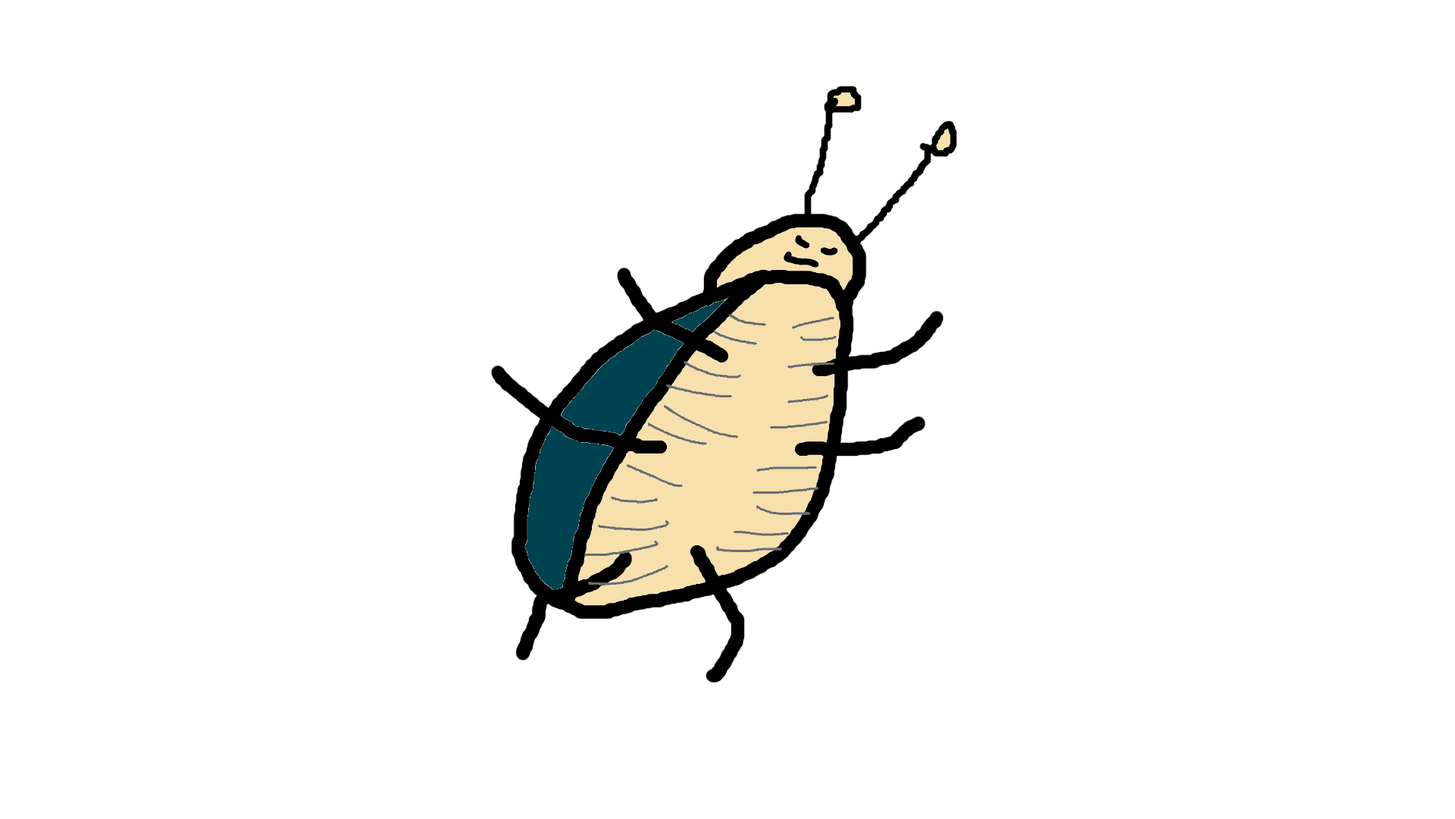
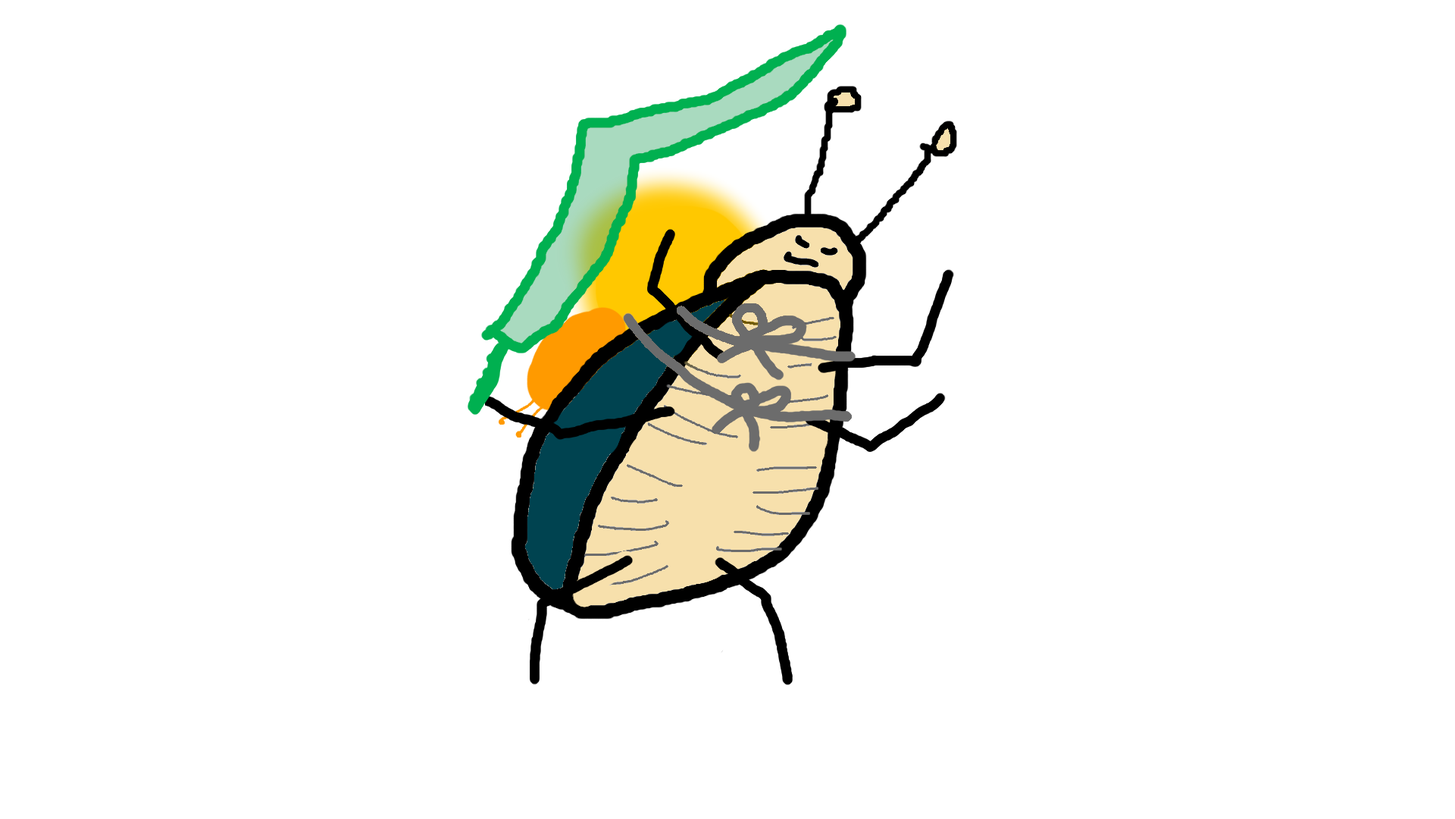
Before/after of a w=1455, h=819 layered artwork. What changed in the layer stack:
added layer "Light_Layer_Top" above "Shield" over bbox(623, 303, 856, 452)
showed "sword2" over bbox(467, 24, 847, 415)
added group "Limbs" with 6 layers above "Back" over bbox(485, 228, 955, 686)
added layer "Limb_L_Top" in group "Limbs" over bbox(817, 269, 955, 373)
added layer "Limb_L_Mid" in group "Limbs" over bbox(804, 392, 946, 452)
added layer "Limb_L_Leg" in group "Limbs" over bbox(714, 557, 793, 686)
added layer "Limb_R_Top" in group "Limbs" over bbox(647, 228, 728, 363)
added layer "Limb_R_Mid" in group "Limbs" over bbox(485, 394, 676, 440)
added layer "Limb_R_Leg" in group "Limbs" over bbox(529, 554, 633, 685)
added layer "Back" above "Bug-neutral" over bbox(510, 284, 778, 608)
painted on "Bug-neutral" over bbox(490, 266, 945, 683)
renamed "Light" to "Light_Layer_Bottom", showed it over bbox(498, 165, 856, 452)
